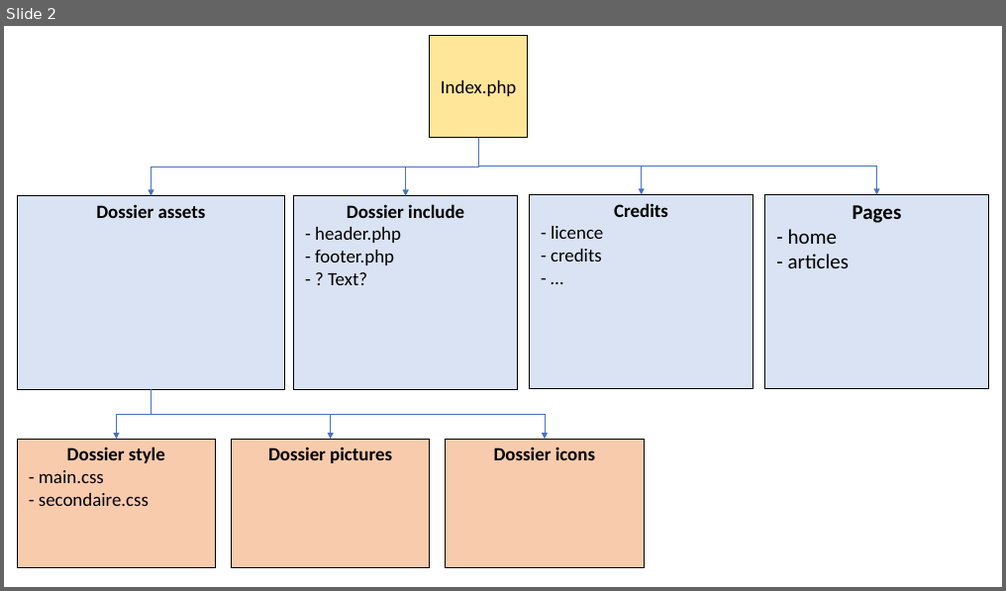
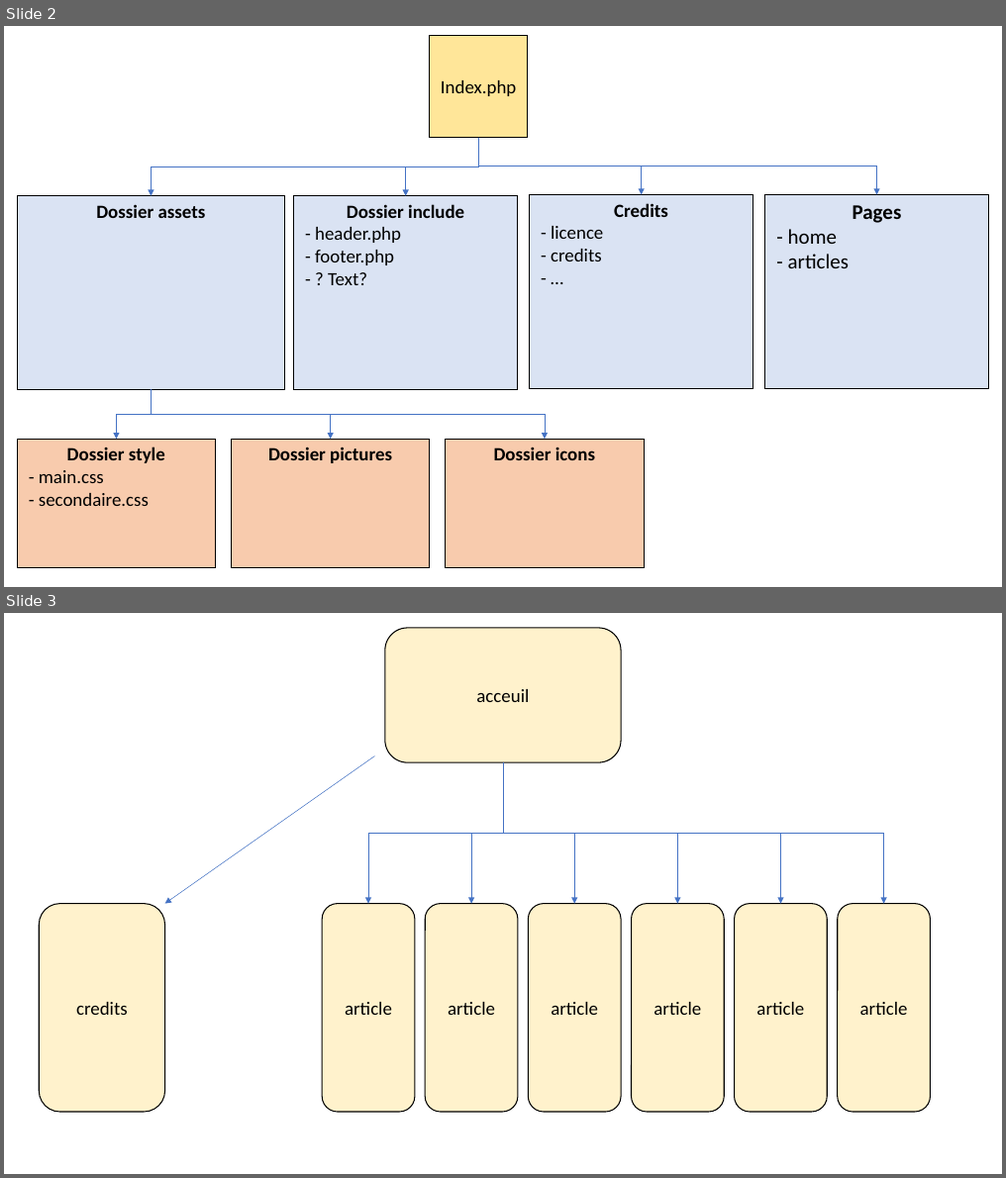
Before and after one commit to Adrien-Ray/visualtgr, a slide deck: design/AD/arborescence.pptx. Shown one above the other, each under a label of ours: slide 2 before the commit, slides 2 and 3 after it. The pictures are 1006x591 and 1006x1178 pixels, drawn with LibreOffice and Linux fonts; fonts in the diff are those of the drawing. Boxes give left, top, right and bottom in pixels: in the first picture for what was removed or moved away, otherwise in the second. Text is boxed around its words. In the diff, an @@ line names an element or a change of style, - is before the commit and + after.

```diff
--- a/design/AD/arborescence.pptx
+++ b/design/AD/arborescence.pptx
@@ slide 3 added at bbox=[4, 613, 1002, 1174], background #FFFFFF @@
@@ rounded rectangle added at bbox=[385, 628, 621, 762], fill #FFF2CC, outline #000000 1 pt, 18 pt, text #000000 @@
+acceuil
@@ arrow added from (374, 756) to (165, 903), #4472C4 0.5 pt @@
@@ elbow arrow added from (503, 762) to (368, 903), #4472C4 0.5 pt @@
@@ elbow arrow added from (503, 762) to (471, 903), #4472C4 0.5 pt @@
@@ elbow arrow added from (503, 762) to (574, 903), #4472C4 0.5 pt @@
@@ elbow arrow added from (503, 762) to (678, 903), #4472C4 0.5 pt @@
@@ elbow arrow added from (503, 762) to (781, 903), #4472C4 0.5 pt @@
@@ elbow arrow added from (503, 762) to (884, 903), #4472C4 0.5 pt @@
@@ rounded rectangle added at bbox=[40, 903, 165, 1112], fill #FFF2CC, outline #000000 1 pt, 18 pt, text #000000 @@
+credits
@@ rounded rectangle added at bbox=[322, 903, 415, 1112], fill #FFF2CC, outline #000000 1 pt, 18 pt, text #000000 @@
+article
@@ rounded rectangle added at bbox=[425, 903, 518, 1112], fill #FFF2CC, outline #000000 1 pt, 18 pt, text #000000 @@
+article
@@ rounded rectangle added at bbox=[528, 903, 621, 1112], fill #FFF2CC, outline #000000 1 pt, 18 pt, text #000000 @@
+article
@@ rounded rectangle added at bbox=[632, 903, 724, 1112], fill #FFF2CC, outline #000000 1 pt, 18 pt, text #000000 @@
+article
@@ rounded rectangle added at bbox=[735, 903, 828, 1112], fill #FFF2CC, outline #000000 1 pt, 18 pt, text #000000 @@
+article
@@ rounded rectangle added at bbox=[838, 903, 930, 1112], fill #FFF2CC, outline #000000 1 pt, 18 pt, text #000000 @@
+article
```
Also in this commit, not shown: 1 other file.
